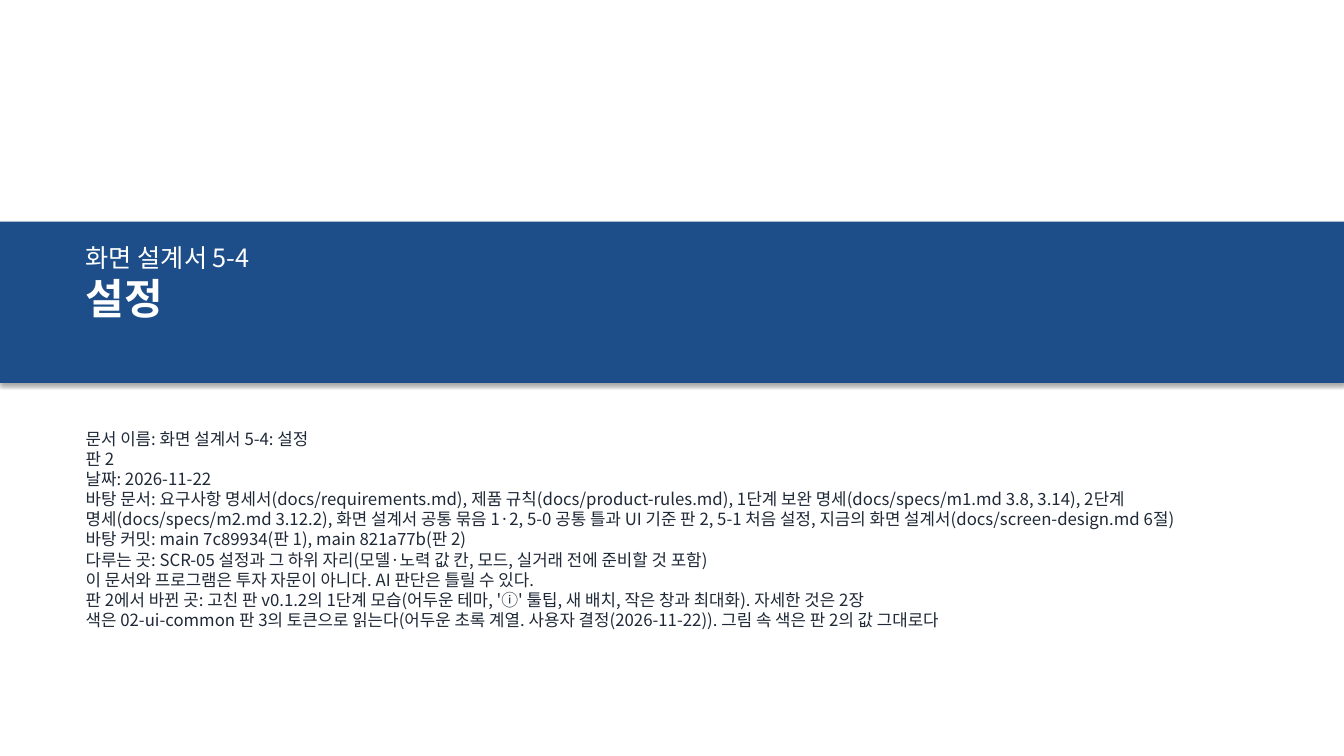
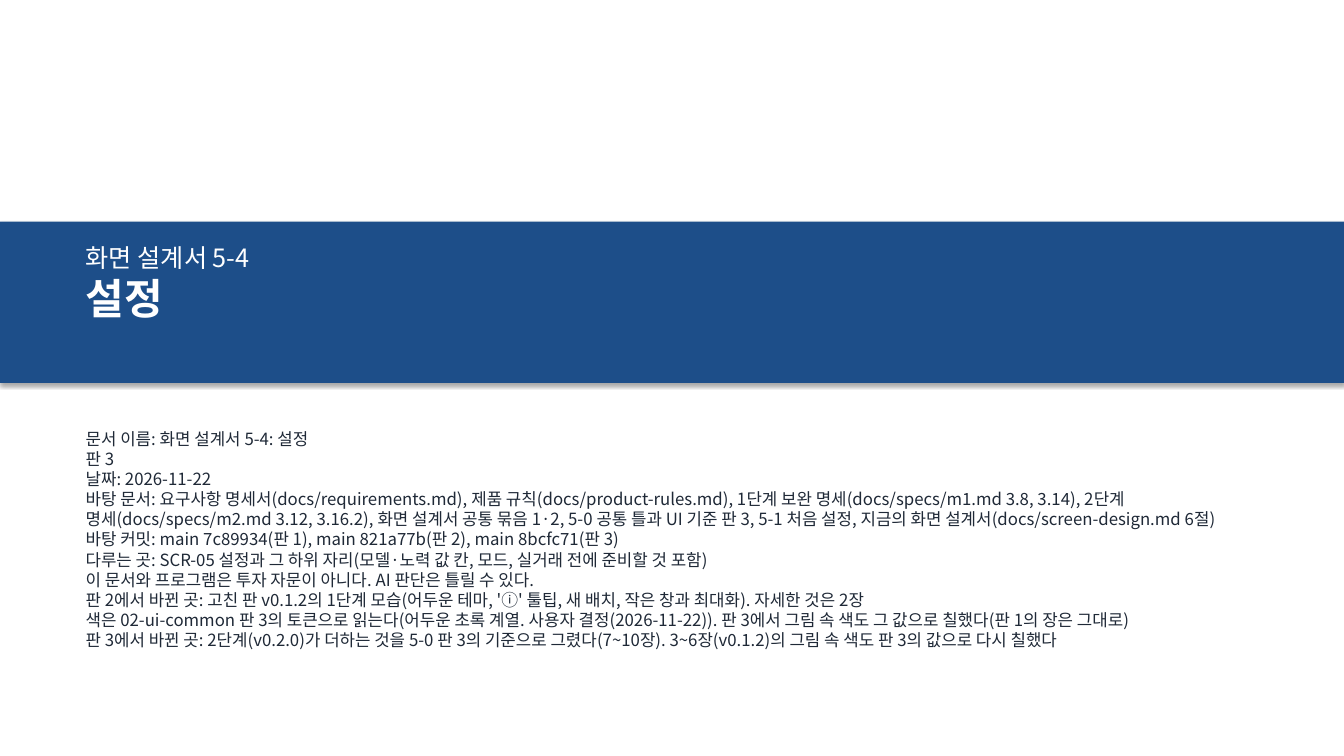
Before and after one commit to khy920723/coin-report-trader, a slide deck: slide 1 of docs/screen-design/13-settings.pptx. Drawn at 1344x756 pixels with LibreOffice and Linux fonts; fonts in the diff are those of the drawing. Boxes give left, top, right and bottom in pixels: in the first picture for what was removed or moved away, otherwise in the second. Text is boxed around its words. In the diff, an @@ line names an element or a change of style, - is before the commit and + after.

```diff
--- a/docs/screen-design/13-settings.pptx
+++ b/docs/screen-design/13-settings.pptx
@@ text at bbox=[86, 451, 114, 466]: text changed @@
-판 2
+판 3
@@ text at bbox=[86, 491, 1216, 548]: text changed @@
-바탕 문서: 요구사항 명세서(docs/requirements.md), 제품 규칙(docs/product-rules.md), 1단계 보완 명세(docs/specs/m1.md 3.8, 3.14), 2단계 명세(docs/specs/m2.md 3.12.2), 화면 설계서 공통 묶음 1·2, 5-0 공통 틀과 UI 기준 판 2, 5-1 처음 설정, 지금의 화면 설계서(docs/screen-design.md 6절)
-바탕 커밋: main 7c89934(판 1), main 821a77b(판 2)
+바탕 문서: 요구사항 명세서(docs/requirements.md), 제품 규칙(docs/product-rules.md), 1단계 보완 명세(docs/specs/m1.md 3.8, 3.14), 2단계 명세(docs/specs/m2.md 3.12, 3.16.2), 화면 설계서 공통 묶음 1·2, 5-0 공통 틀과 UI 기준 판 3, 5-1 처음 설정, 지금의 화면 설계서(docs/screen-design.md 6절)
+바탕 커밋: main 7c89934(판 1), main 821a77b(판 2), main 8bcfc71(판 3)
@@ text at bbox=[86, 612, 1129, 649]: text changed @@
-색은 02-ui-common 판 3의 토큰으로 읽는다(어두운 초록 계열. 사용자 결정(2026-11-22)). 그림 속 색은 판 2의 값 그대로다
+색은 02-ui-common 판 3의 토큰으로 읽는다(어두운 초록 계열. 사용자 결정(2026-11-22)). 판 3에서 그림 속 색도 그 값으로 칠했다(판 1의 장은 그대로)
+판 3에서 바뀐 곳: 2단계(v0.2.0)가 더하는 것을 5-0 판 3의 기준으로 그렸다(7~10장). 3~6장(v0.1.2)의 그림 속 색도 판 3의 값으로 다시 칠했다
```
Also in this commit, not shown: 16 other slides changed, 4 slides added, 8 other files.
